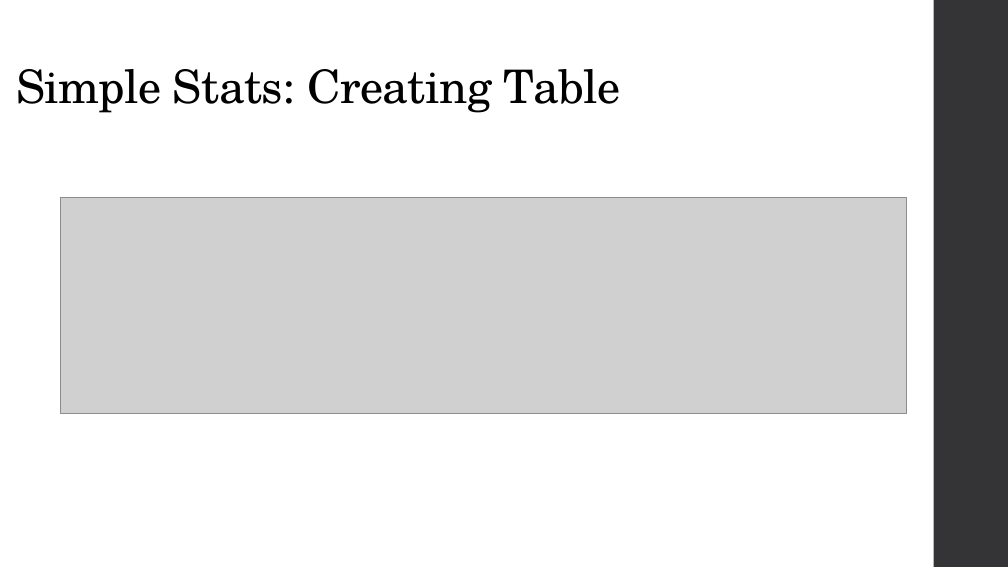
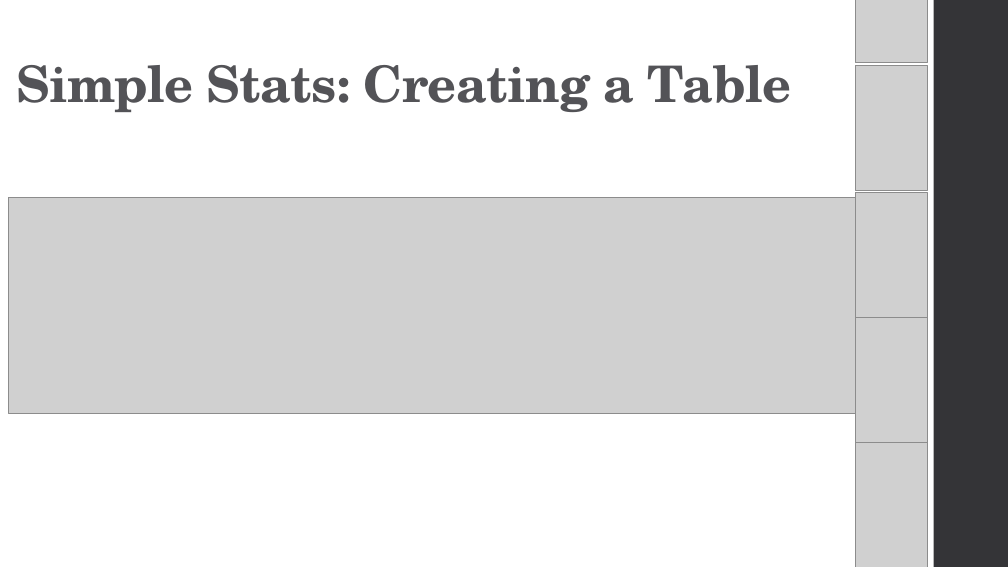
Before and after one commit to CaitieM20/DotNetConf, a slide deck: slide 22 of Patterns & Best Practices For Moving From RDBMS to Azure Storage.pptx. Drawn at 1008x567 pixels with LibreOffice and Linux fonts; fonts in the diff are those of the drawing; grey boxes stand for pictures. Boxes give left, top, right and bottom in pixels: in the first picture for what was removed or moved away, otherwise in the second. Text is boxed around its words. In the diff, an @@ line names an element or a change of style, - is before the commit and + after.

```diff
--- a/Patterns & Best Practices For Moving From RDBMS to Azure Storage.pptx
+++ b/Patterns & Best Practices For Moving From RDBMS to Azure Storage.pptx
@@ group added at <box>855,0,927,567</box>: 5 pictures @@
@@ title at <box>16,65,791,112</box>: text changed; size 44 to 48 pt; text colour #000000 to #535357; bold on @@
-Simple Stats: Creating Table
+Simple Stats: Creating a Table
@@ picture: place and size @@
-picture at <box>60,197,907,413</box>
+picture at <box>9,197,856,413</box>
```
Also in this commit, not shown: 25 other slides changed, 1 slide added, 1 slide removed.
